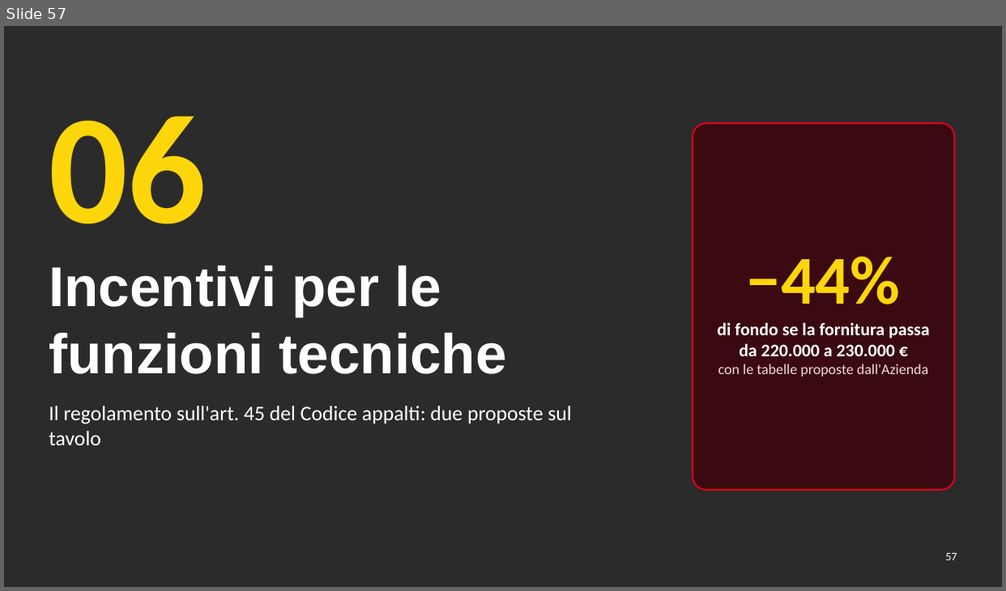
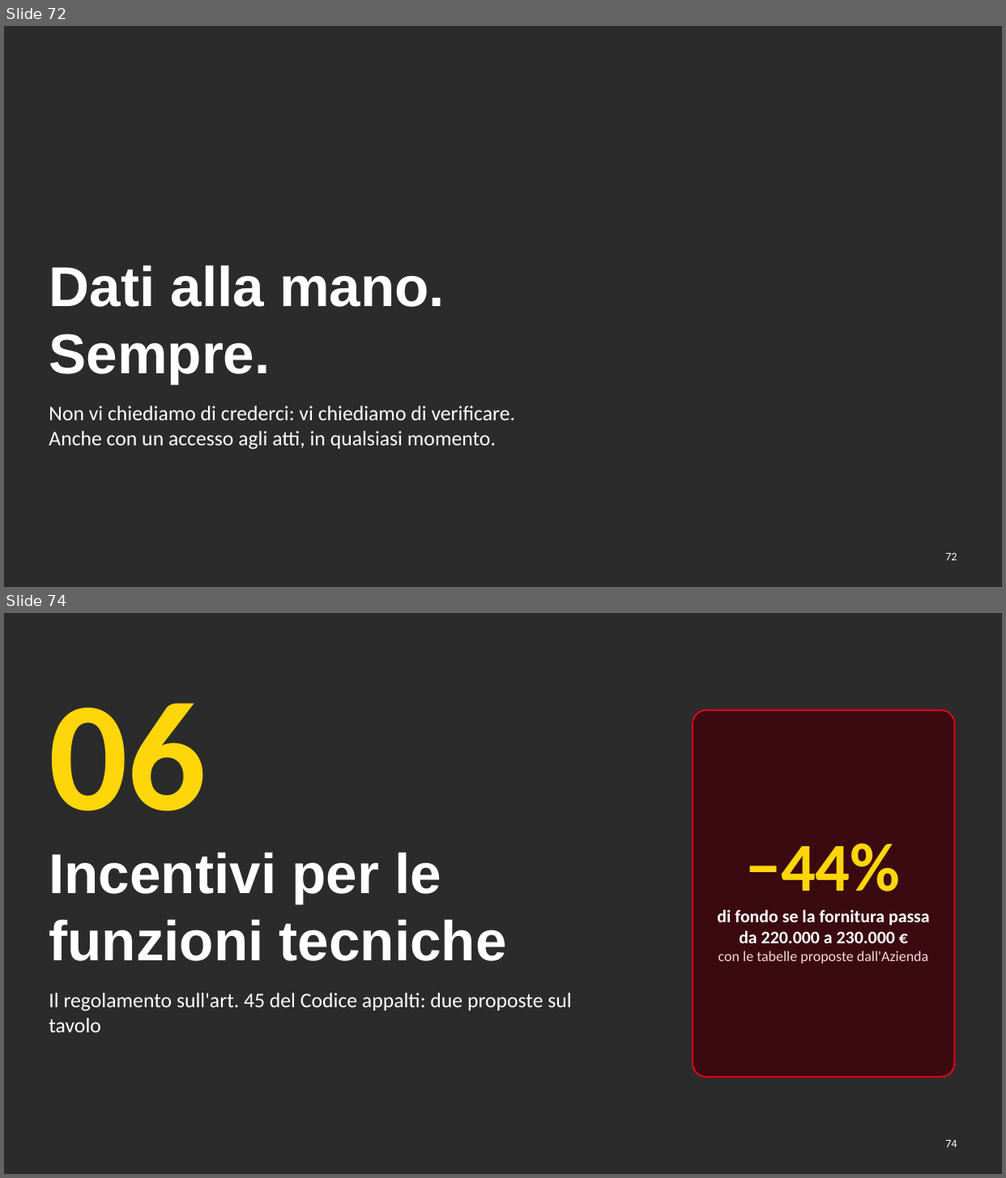
Before and after one commit to aki1806-droid/Prove, a slide deck: produzione/assemblea-2026-12-07/slide/assemblea-2026-12-07.pptx. Shown one above the other, each under a label of ours: slide 57 before the commit, slides 72 and 74 after it; the slides between them are not shown. The pictures are 1006x591 and 1006x1178 pixels, drawn with LibreOffice and Linux fonts; fonts in the diff are those of the drawing; background and template pictures are left out; a plain dark background stands for a picture behind light text. Boxes give left, top, right and bottom in pixels: in the first picture for what was removed or moved away, otherwise in the second. Text is boxed around its words. In the diff, an @@ line names an element or a change of style, - is before the commit and + after.

```diff
--- a/produzione/assemblea-2026-12-07/slide/assemblea-2026-12-07.pptx
+++ b/produzione/assemblea-2026-12-07/slide/assemblea-2026-12-07.pptx
@@ slide 72 added at bbox=[4, 26, 1002, 587], background picture (left out) @@
@@ title added at bbox=[49, 265, 445, 384], 54 pt, text #FFFFFF, bold @@
+Dati alla mano. Sempre.
@@ text added at bbox=[49, 406, 515, 450], 20 pt, text #FFFFFF @@
+Non vi chiediamo di crederci: vi chiediamo di verificare. Anche con un accesso agli atti, in qualsiasi momento.
@@ page number added at bbox=[945, 553, 957, 561], 11 pt, text #FFFFFF @@
+72
@@ what was slide 57 is now slide 74 @@
@@ page number at bbox=[945, 1140, 957, 1148]: text changed @@
-57
+74
```
Also in this commit, not shown: 3 slides changed, 26 other slides added, 19 other files.
